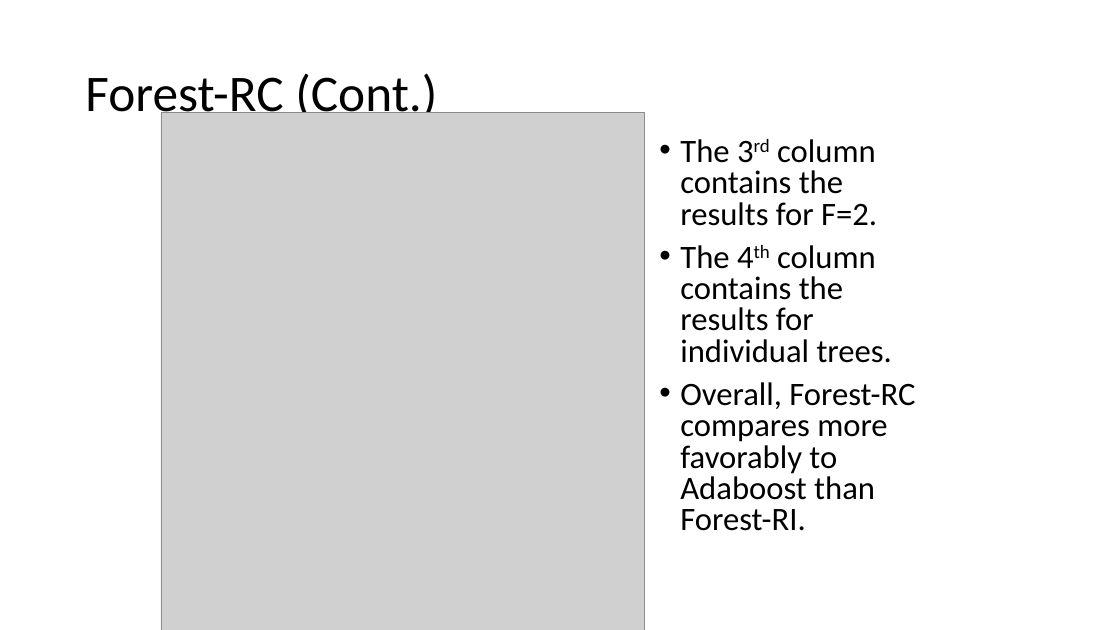
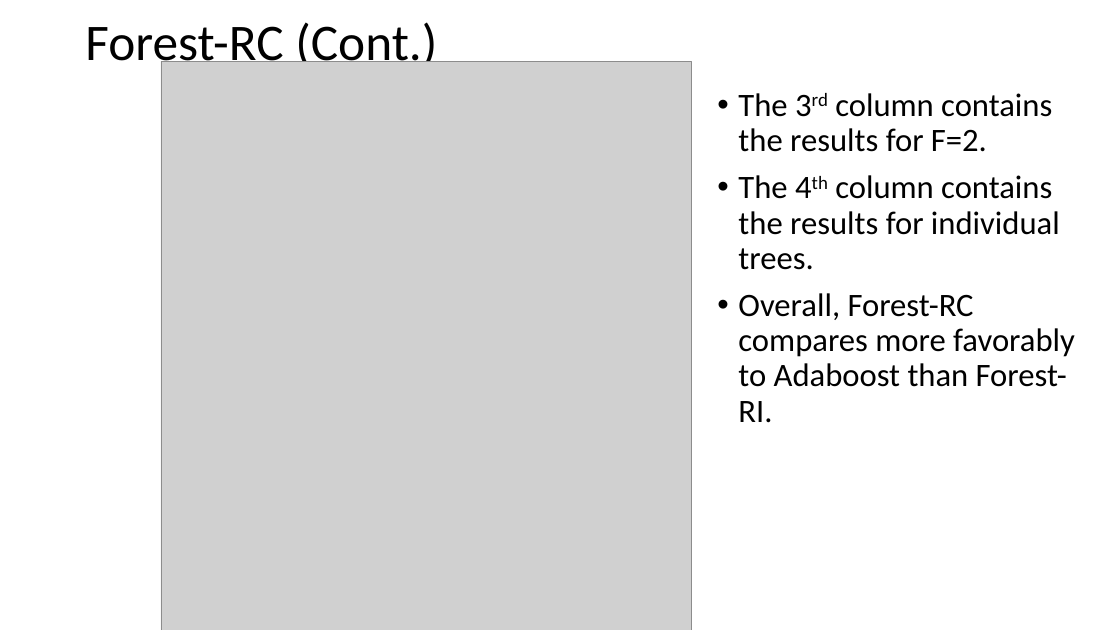
Before and after one commit to SannioAnalytics/Online-Materials, a slide deck: slide 32 of 18. Random Forests.pptx. Drawn at 1120x630 pixels with LibreOffice and Linux fonts; fonts in the diff are those of the drawing; grey boxes stand for pictures. Boxes give left, top, right and bottom in pixels: in the first picture for what was removed or moved away, otherwise in the second. Text is boxed around its words. In the diff, an @@ line names an element or a change of style, - is before the commit and + after.

```diff
--- a/18. Random Forests.pptx
+++ b/18. Random Forests.pptx
@@ title "Forest-RC (Cont.)": place and size @@
-title "Forest-RC (Cont.)" at [85, 73, 437, 123]
+title "Forest-RC (Cont.)" at [85, 22, 437, 72]
@@ picture: place and size @@
-picture at [161, 112, 644, 630]
+picture at [161, 61, 692, 630]
@@ text "The 3rd column contains the ...": place and size @@
-text "The 3rd column contains the ..." at [680, 139, 915, 531]
+text "The 3rd column contains the ..." at [738, 93, 1075, 423]
@@ text "The 3rd column contains the ..." at [738, 93, 1075, 423]: line spacing 0.8 to 0.9 @@
```
Also in this commit, not shown: 1 other slide changed, 1 slide added, 1 slide removed, 1 other file.
